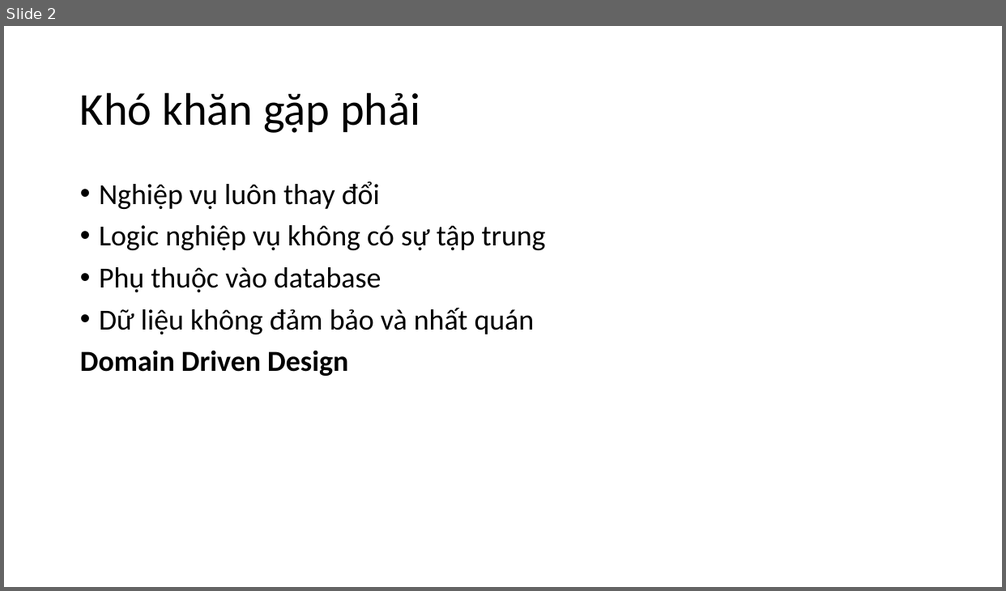
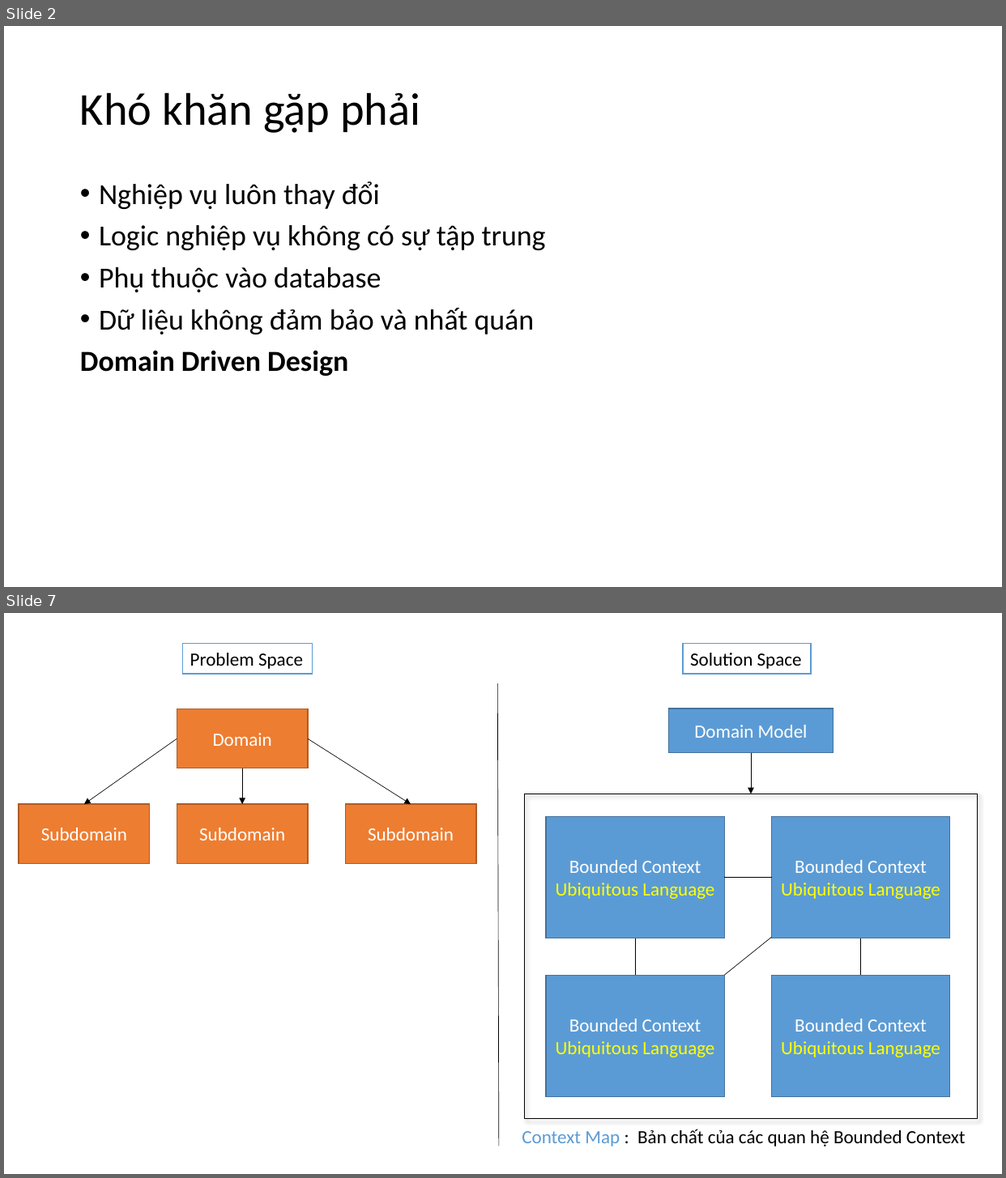
Before and after one commit to truongdinhthien/DDD-Docs, a slide deck: DDD.pptx. Shown one above the other, each under a label of ours: slide 2 before the commit, slides 2 and 7 after it; the slides between them are not shown. The pictures are 1006x591 and 1006x1178 pixels, drawn with LibreOffice and Linux fonts; fonts in the diff are those of the drawing. Boxes give left, top, right and bottom in pixels: in the first picture for what was removed or moved away, otherwise in the second. Text is boxed around its words. In the diff, an @@ line names an element or a change of style, - is before the commit and + after.

```diff
--- a/DDD.pptx
+++ b/DDD.pptx
@@ slide 7 added at (4, 613, 1002, 1174), background #FFFFFF @@
@@ rectangle added at (183, 644, 313, 674), fill #FFFFFF, outline #5B9BD5 1 pt, 18 pt, text #000000 @@
+Problem Space
@@ rectangle added at (683, 644, 811, 674), fill #FFFFFF, outline #5B9BD5 1 pt, 18 pt, text #000000 @@
+Solution Space
@@ line added from (497, 683) to (499, 1146), #000000 0.5 pt @@
@@ rectangle added at (669, 709, 833, 753), fill #5B9BD5, outline #43739E 1 pt, 18 pt, text #FFFFFF @@
+Domain Model
@@ group added at (19, 709, 476, 864): 4 rectangles, 3 arrows @@
+Domain
+Subdomain
+Subdomain
+Subdomain
@@ arrow added from (751, 753) to (751, 794), #000000 0.5 pt @@
@@ rectangle added at (525, 794, 978, 1119), outline #000000 0.75 pt @@
@@ rectangle added at (546, 816, 724, 939), fill #5B9BD5, outline #43739E 1 pt, 18 pt, text #FFFF00 @@
+Bounded Context
+Ubiquitous Language
@@ rectangle added at (772, 816, 950, 939), fill #5B9BD5, outline #43739E 1 pt, 18 pt, text #FFFF00 @@
+Bounded Context
+Ubiquitous Language
@@ line added from (724, 877) to (772, 877), #000000 0.5 pt @@
@@ line added from (635, 939) to (635, 975), #000000 0.5 pt @@
@@ line added from (724, 975) to (772, 937), #000000 0.5 pt @@
@@ line added from (861, 939) to (861, 975), #000000 0.5 pt @@
@@ rectangle added at (546, 975, 724, 1097), fill #5B9BD5, outline #43739E 1 pt, 18 pt, text #FFFF00 @@
+Bounded Context
+Ubiquitous Language
@@ rectangle added at (772, 975, 950, 1097), fill #5B9BD5, outline #43739E 1 pt, 18 pt, text #FFFF00 @@
+Bounded Context
+Ubiquitous Language
@@ text added at (522, 1129, 965, 1147), 18 pt, text #000000 @@
+Context Map : Bản chất của các quan hệ Bounded Context
```
Also in this commit, not shown: 5 slides changed, 4 other slides added, 1 other file.
